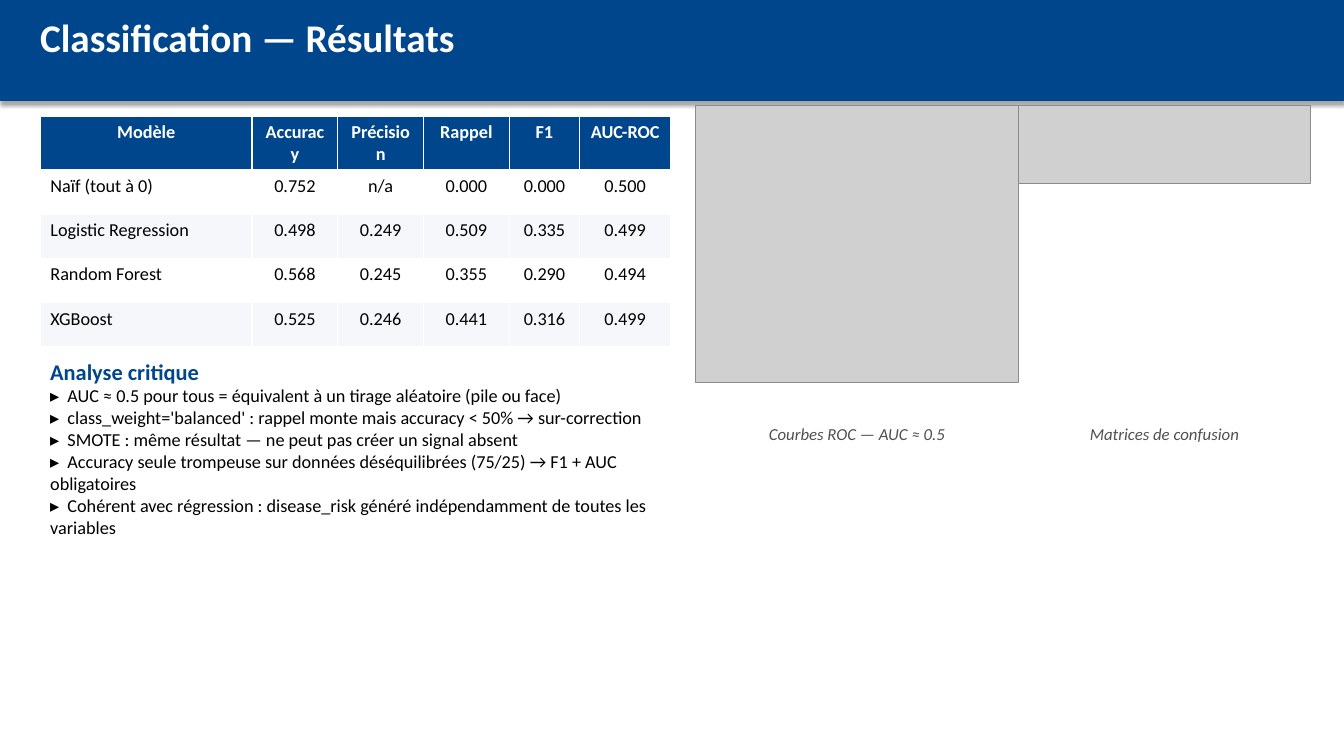
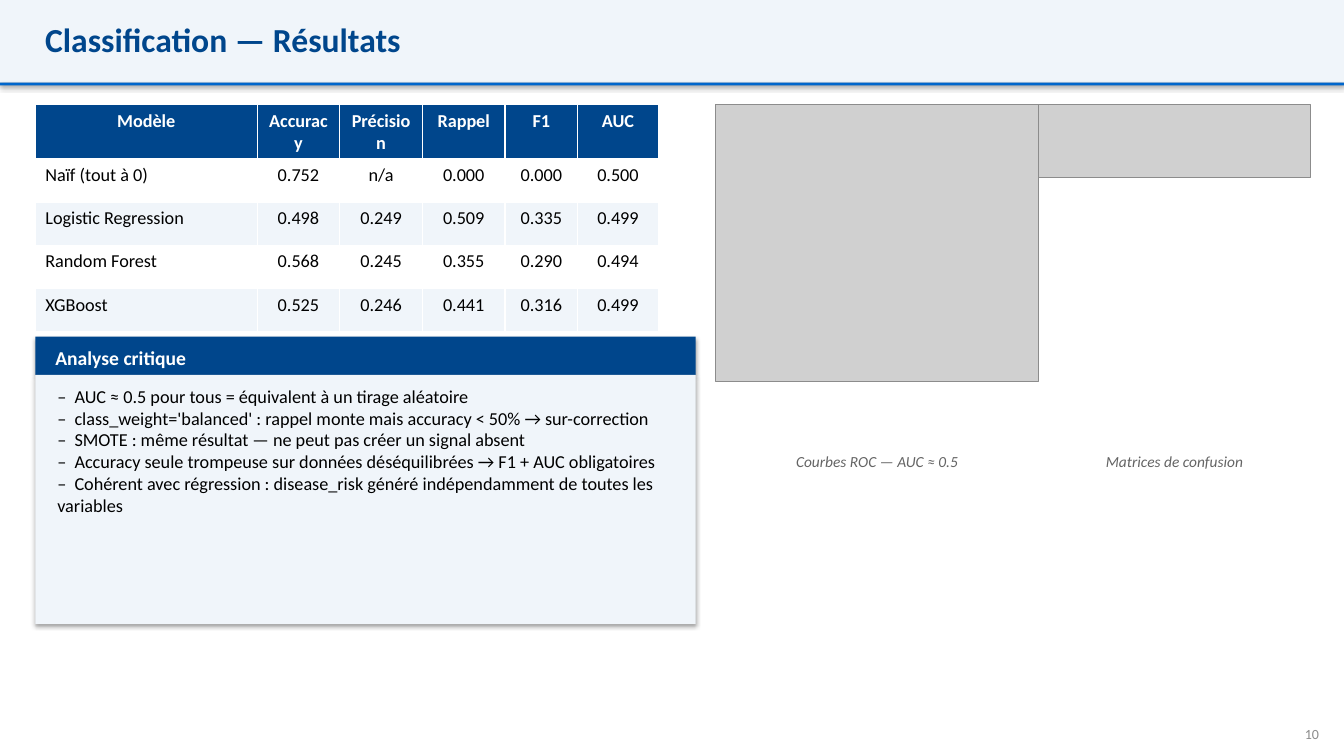
Before and after one commit to mahamatarda/Memoire-S2, a slide deck: slide 10 of presentation.pptx. Drawn at 1344x756 pixels with LibreOffice and Linux fonts; fonts in the diff are those of the drawing; grey boxes stand for pictures. Boxes give left, top, right and bottom in pixels: in the first picture for what was removed or moved away, otherwise in the second. Text is boxed around its words. In the diff, an @@ line names an element or a change of style, - is before the commit and + after.

```diff
--- a/presentation.pptx
+++ b/presentation.pptx
@@ rectangle: place and size @@
-rectangle at box(0, 0, 1344, 101)
+rectangle at box(0, 0, 1344, 83)
@@ rectangle at box(0, 0, 1344, 83): fill #00468C to #F0F5FA; outline #00468C 0.75 pt to none @@
@@ rectangle removed at box(0, 0, 1344, 756) @@
@@ text "Classification — Résultats" at box(45, 28, 401, 53): size 28 to 24 pt, text colour #FFFFFF to #00468C @@
@@ rectangle added at box(0, 83, 1344, 86), fill #0066CC @@
@@ table at box(35, 105, 658, 432) @@
-row 1, column 6: AUC-ROC
+row 1, column 6: AUC
@@ fill #F5F7FA to #F0F5FA in 12 cells @@
@@ table: place and size @@
-table at box(40, 116, 670, 431)
+table at box(35, 105, 658, 432)
@@ picture: place and size @@
-picture at box(696, 106, 1018, 382)
+picture at box(716, 105, 1038, 381)
@@ picture: place and size @@
-picture at box(1018, 106, 1311, 184)
+picture at box(1038, 105, 1311, 177)
@@ rectangle added at box(35, 337, 696, 375), fill #00468C @@
@@ text added at box(55, 351, 186, 368), 14 pt, text #FFFFFF, bold @@
+Analyse critique
@@ rectangle added at box(35, 375, 696, 624), fill #F0F5FA @@
@@ text at box(57, 390, 655, 512): text changed @@
-Analyse critique
-▸ AUC ≈ 0.5 pour tous = équivalent à un tirage aléatoire (pile ou face)
-▸ class_weight='balanced' : rappel monte mais accuracy < 50% → sur-correction
-▸ SMOTE : même résultat — ne peut pas créer un signal absent
-▸ Accuracy seule trompeuse sur données déséquilibrées (75/25) → F1 + AUC obligatoires
-▸ Cohérent avec régression : disease_risk généré indépendamment de toutes les variables
+– AUC ≈ 0.5 pour tous = équivalent à un tirage aléatoire
+– class_weight='balanced' : rappel monte mais accuracy < 50% → sur-correction
+– SMOTE : même résultat — ne peut pas créer un signal absent
+– Accuracy seule trompeuse sur données déséquilibrées → F1 + AUC obligatoires
+– Cohérent avec régression : disease_risk généré indépendamment de toutes les variables
@@ text "Courbes ROC — AUC ≈ ...": place and size @@
-text "Courbes ROC — AUC ≈ ..." at box(769, 428, 945, 440)
+text "Courbes ROC — AUC ≈ ..." at box(796, 456, 958, 467)
@@ text "Courbes ROC — AUC ≈ ..." at box(796, 456, 958, 467): size 12 to 11 pt, text colour #505050 to #646464 @@
@@ text "Matrices de confusion" at box(1106, 456, 1243, 469): size 12 to 11 pt, text colour #505050 to #646464 @@
@@ text "Matrices de confusion": place and size @@
-text "Matrices de confusion" at box(1090, 428, 1239, 442)
+text "Matrices de confusion" at box(1106, 456, 1243, 469)
@@ text added at box(1305, 730, 1319, 739), 10 pt, text #8C8C8C @@
+10
```
Also in this commit, not shown: 14 other slides changed, 1 other file.
